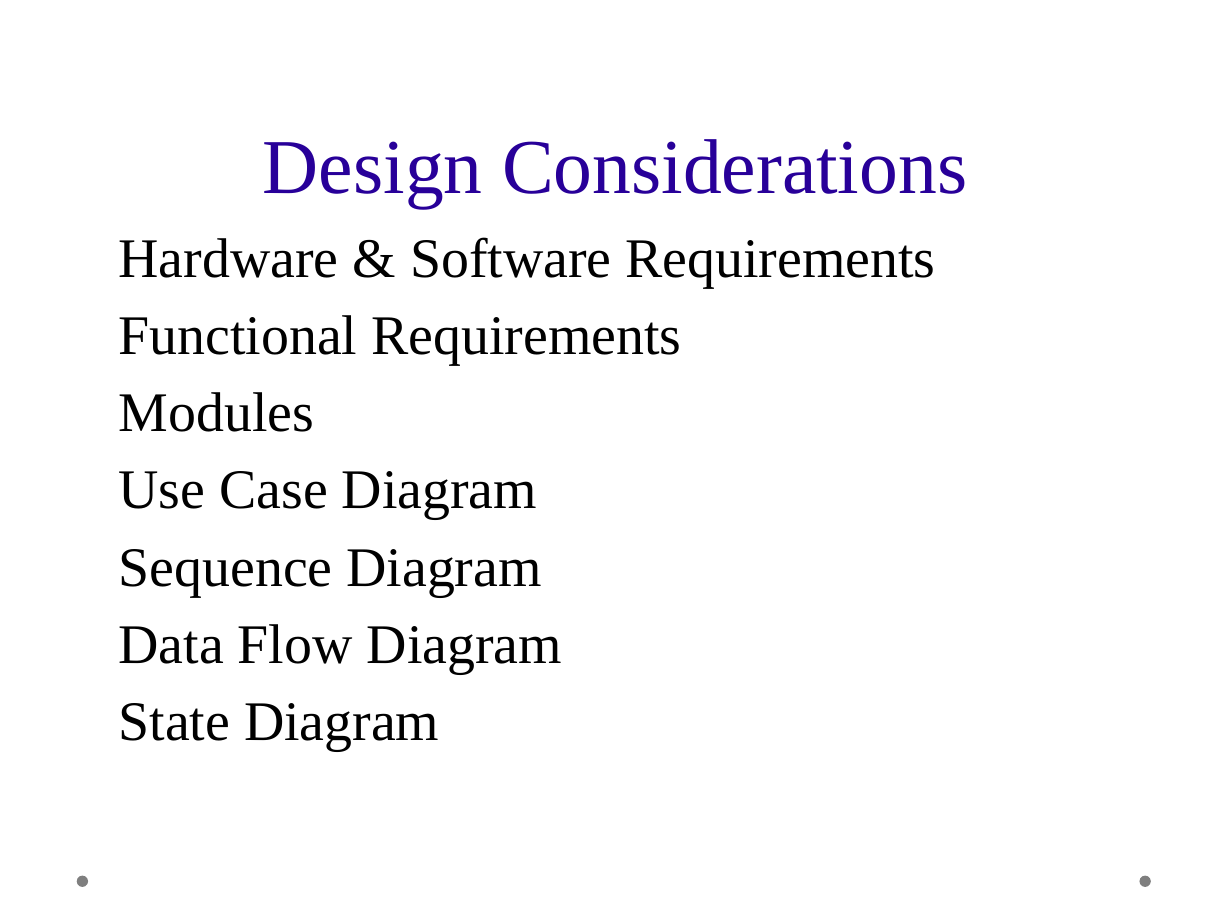
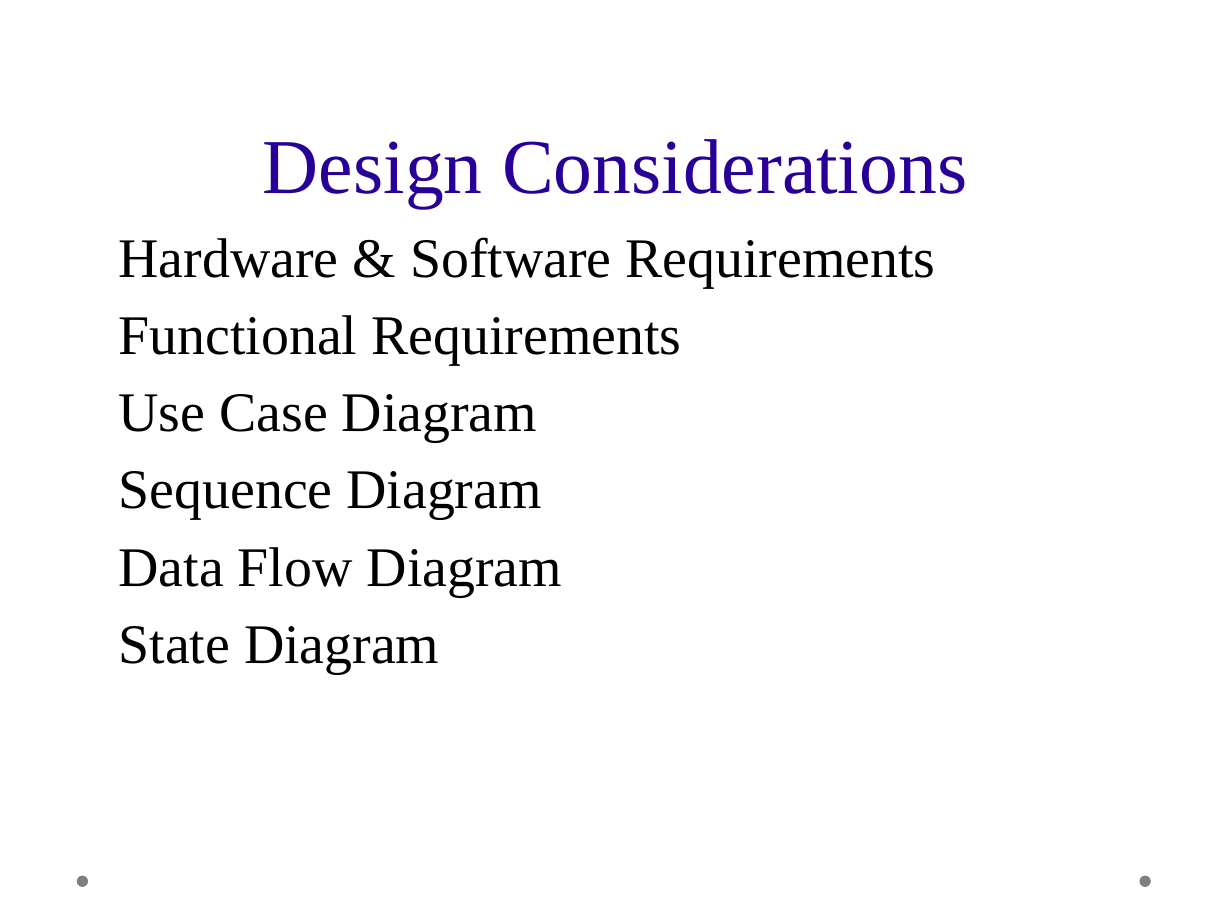
Before and after one commit to mahidharc/drdo.ids, a slide deck: slide 9 of presentation.odp (slide 5 before the commit). Drawn at 1232x924 pixels with LibreOffice and Linux fonts; fonts in the diff are those of the drawing; background and template pictures are left out. Boxes give left, top, right and bottom in pixels: in the first picture for what was removed or moved away, otherwise in the second. Text is boxed around its words. In the diff, an @@ line names an element or a change of style, - is before the commit and + after.

```diff
--- a/presentation.odp
+++ b/presentation.odp
@@ text at bbox=[119, 392, 314, 432]: paragraph removed @@
-◆ Modules
```
Also in this commit, not shown: 3 other slides changed, 17 slides added, 3 slides removed.
